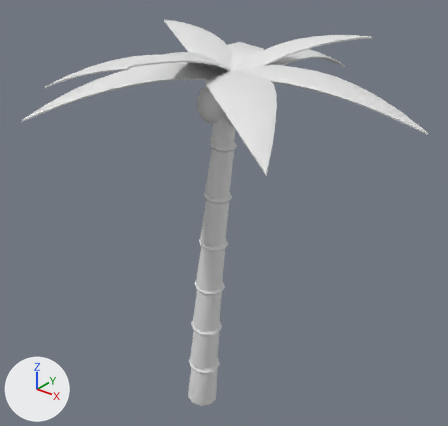
What one commit did to the FBX model Content/TheFinalTake/Meshes/Shared/Nature/SM_Prop_PalmTree.fbx.
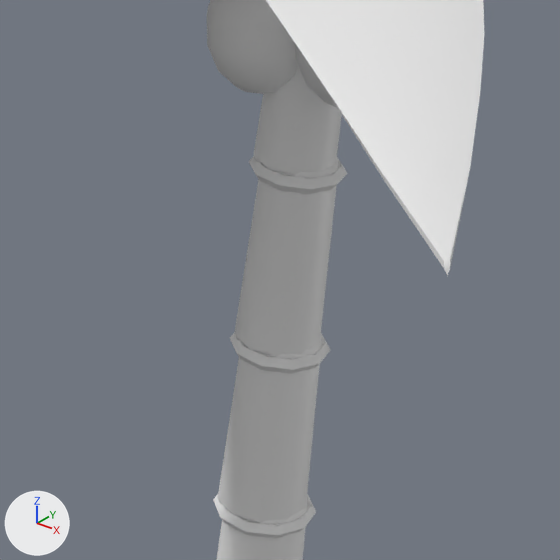
Each version appears first whole from a 50 mm lens placed at (2.99, -3.42, 4.11), pointed at (0.18, 0.1, 1.93), and next in a close-up on the part from 31% to 67% of the width and 23% to 60% of the height. Lighting does not change. The marker at lower left points along +X, +Y and +Z. The older version's two pictures come first. Where no turn or scale is listed for an object, it has been applied to the vertices.

Names of what the first close-up shows: 'SM_Prop_PalmTree'.
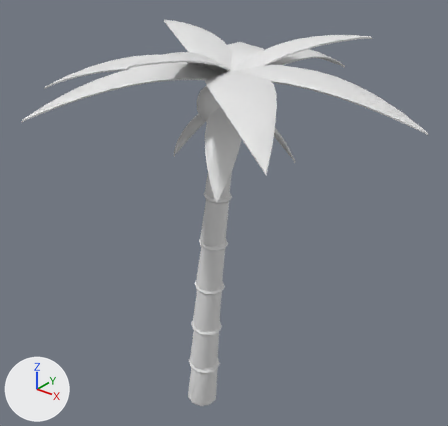
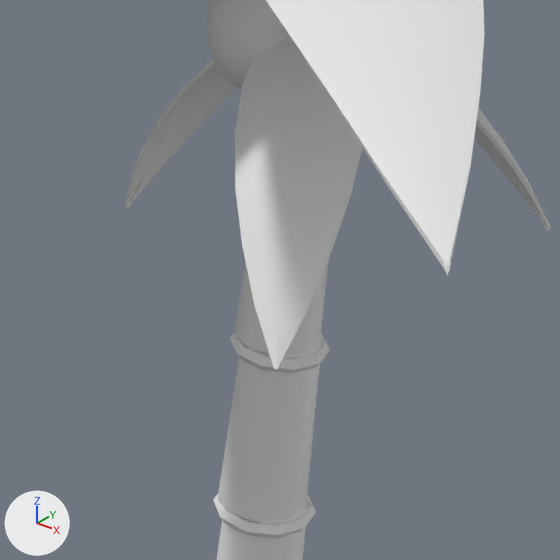
The change, as a list of edits to the scene's bpy script:
```text
Change me_sm_prop_palmtree_001:
    used by ob_sm_prop_palmtree; location = (0.0, 0.0, 0.0)
    remove me_sm_prop_palmtree_001.from_pydata(...)  # 1548 vertices, 3016 faces; spans x -0.98..1.72, y -1.25..1.42, z -0.03..3.34
    add me_sm_prop_palmtree_001.from_pydata(...)  # 1776 vertices, 3436 faces; spans x -0.98..1.72, y -1.25..1.42, z -0.03..3.34
    me_sm_prop_palmtree_001 part 1: a new loose piece of 48 vertices spanning x 0.26..0.59, y -0.49..0.01, z 2.34..2.95, in mat_m_ft_vertex (white #e7e7e7)
    me_sm_prop_palmtree_001 part 2: a new loose piece of 48 vertices spanning x -0.27..0.31, y -0.13..0.13, z 2.34..2.95, in mat_m_ft_vertex (white #e7e7e7)
    me_sm_prop_palmtree_001 part 3: a new loose piece of 48 vertices spanning x 0.26..0.59, y -0.01..0.49, z 2.34..2.95, in mat_m_ft_vertex (white #e7e7e7)
    other edits to the shape of me_sm_prop_palmtree_001 do not show in these pictures
```

Pixel boxes [x1, y1, x2, y2] of what changed, in the close-ups (560 x 560 px):
'SM_Prop_PalmTree', reshaped: before [207, 0, 484, 560]; after [125, 0, 551, 560]
part 1 of me_sm_prop_palmtree_001, added: after [235, 35, 362, 373]
part 2 of me_sm_prop_palmtree_001, added: after [125, 58, 237, 209]
part 3 of me_sm_prop_palmtree_001, added: after [474, 107, 551, 232]
